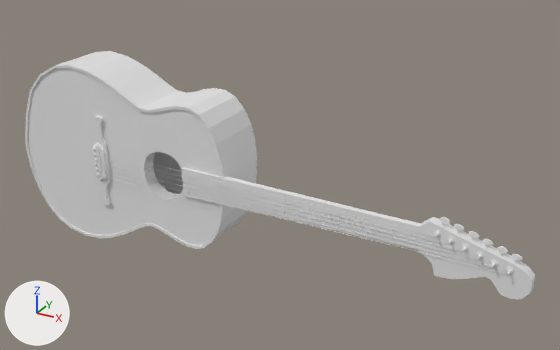
Two versions of the glTF model content/assets/assets/design_model/model_design_guitar.gltf, one commit apart.
One viewpoint serves both versions: a 50 mm camera at (2.35, -3.89, 2.15) aimed at (0.05, 0.29, 0.06). Every picture has the same lights, and +X, +Y and +Z are marked at lower left. Where no turn or scale is listed for an object, it has been applied to the vertices.

Objects in the first picture: 'guitar_back', 'guitar_bar', 'guitar_bar_cylinder', 'guitar_center', 'guitar_face', 'guitar_head', 'guitar_head_node', 'guitar_line', 'guitar_wrap'.
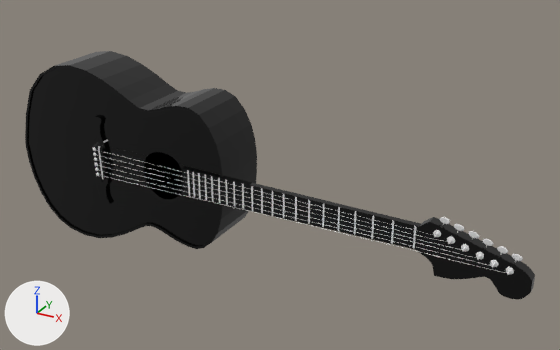
Commit message: model update (/model_design/1)

Where the change shows, as pixel boxes [x1, y1, x2, y2] in the pictures (560 x 350 px):
'guitar_face', recoloured (grey to black)
    both: [28, 68, 220, 246]
'guitar_wrap', recoloured (white to black)
    both: [25, 51, 257, 249]
'guitar_bar', recoloured (grey to black)
    both: [182, 167, 421, 250]
'guitar_head', recoloured (grey to black)
    both: [418, 217, 535, 299]
'guitar_center', recoloured (grey to black)
    both: [91, 116, 112, 205]
'guitar_back', recoloured (grey to black)
    both: [153, 152, 183, 194]

What changed in the scene script:
```text
Add mat_blinn1sg:
    mat_blinn1sg = principled_material('blinn1SG')
    mat_blinn1sg.base_color = (0.0, 0.0, 0.0)  # black #000000
    mat_blinn1sg.roughness = 0.0
Change me_网格_120:
    where me_网格_120.from_pydata(...)  # 5506 vertices, 11008 faces; spans x -0.87..0.89, y -0.02..0.02, z -0.64..0.67
    add me_网格_120.materials.append(mat_blinn1sg)  # black #000000
Change me_网格_121:
    where me_网格_121.from_pydata(...)  # 266 vertices, 528 faces; spans x -0.9..0.79, y -0.02..0.02, z -0.1..0.1
    add me_网格_121.materials.append(mat_blinn1sg)  # black #000000
Change me_网格:
    where me_网格.from_pydata(...)  # 810 vertices, 1616 faces; spans x -0.061..0.061, y -0.017..0.033, z -0.335..0.344
    add me_网格.materials.append(mat_blinn1sg)  # black #000000
Change me_网格_122:
    where me_网格_122.from_pydata(...)  # 1812 vertices, 3424 faces; spans x -0.91..0.84, y -0.02..0.09, z -0.64..0.67
    add me_网格_122.materials.append(mat_blinn1sg)  # black #000000
Change me_网格_123:
    where me_网格_123.from_pydata(...)  # 1658 vertices, 3312 faces; spans x -0.328..0.328, y -0.036..0.036, z -0.227..0.131
    add me_网格_123.materials.append(mat_blinn1sg)  # black #000000
Change me_网格_124:
    where me_网格_124.from_pydata(...)  # 946 vertices, 1888 faces; spans x -0.01..1.77, y -0.22..0.22, z -0.65..0.68
    add me_网格_124.materials.append(mat_blinn1sg)  # black #000000
```
